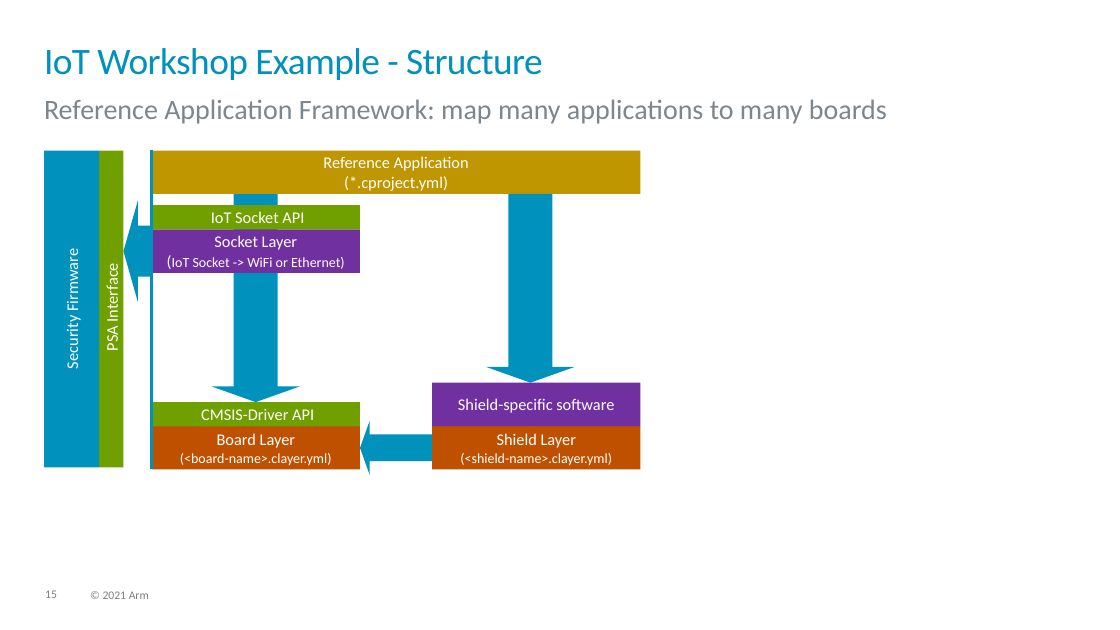
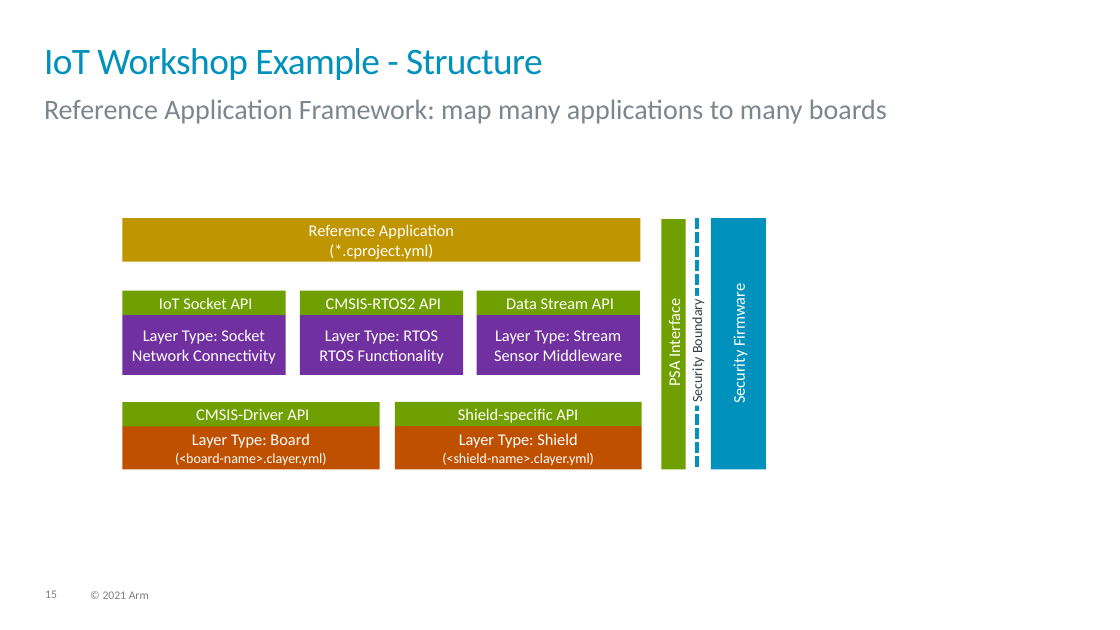
Before and after one commit to Open-CMSIS-Pack/devtools, a slide deck: slide 15 of tools/projmgr/docs/Manual/images/overview.pptx. Drawn at 1120x630 pixels with LibreOffice and Linux fonts; fonts in the diff are those of the drawing. Boxes give left, top, right and bottom in pixels: in the first picture for what was removed or moved away, otherwise in the second. Text is boxed around its words. In the diff, an @@ line names an element or a change of style, - is before the commit and + after.

```diff
--- a/tools/projmgr/docs/Manual/images/overview.pptx
+++ b/tools/projmgr/docs/Manual/images/overview.pptx
@@ down arrow removed at (x1=124, y1=200, x2=152, y2=302) @@
@@ down arrow removed at (x1=212, y1=194, x2=300, y2=402) @@
@@ down arrow removed at (x1=486, y1=194, x2=575, y2=383) @@
@@ rectangle "Reference Application (*.cproject.yml)" resized from (x1=152, y1=150, x2=641, y2=194) to (x1=123, y1=218, x2=641, y2=262) @@
@@ rectangle "PSA Interface" resized from (x1=99, y1=150, x2=124, y2=467) to (x1=662, y1=219, x2=686, y2=469) @@
@@ line moved from (152, 150) - (152, 470) to (697, 218) - (697, 470) @@
@@ line (697, 218) - (697, 470): stroke #0091BD 3 pt to #0091BD 3 pt dashed @@
@@ rectangle "Security Firmware" resized from (x1=44, y1=151, x2=100, y2=468) to (x1=710, y1=218, x2=766, y2=469) @@
@@ rectangle "IoT Socket API" resized from (x1=152, y1=205, x2=360, y2=229) to (x1=123, y1=291, x2=286, y2=315) @@
@@ rectangle added at (x1=300, y1=291, x2=463, y2=315), fill #70A000, 14 pt, text #FFFFFF @@
+CMSIS-RTOS2 API
@@ rectangle added at (x1=477, y1=291, x2=640, y2=315), fill #70A000, 14 pt, text #FFFFFF @@
+Data Stream API
@@ rectangle added at (x1=690, y1=295, x2=705, y2=405), fill #FFFFFF, 12 pt, text #333E48 @@
+Security Boundary
@@ rectangle "Layer Type: Socket Network Connectivity" resized from (x1=152, y1=229, x2=360, y2=273) to (x1=123, y1=315, x2=286, y2=375) @@
@@ text in rectangle at (x1=132, y1=329, x2=276, y2=364): text changed; size 12 to 14 pt @@
-Socket Layer
-(IoT Socket -> WiFi or Ethernet)
+Layer Type: Socket
+Network Connectivity
@@ rectangle added at (x1=300, y1=315, x2=463, y2=375), fill #7030A0, 14 pt, text #FFFFFF @@
+Layer Type: RTOS
+RTOS Functionality
@@ rectangle added at (x1=477, y1=315, x2=640, y2=375), fill #7030A0, 14 pt, text #FFFFFF @@
+Layer Type: Stream
+Sensor Middleware
@@ rectangle "CMSIS-Driver API" resized from (x1=152, y1=402, x2=360, y2=427) to (x1=123, y1=402, x2=380, y2=427) @@
@@ rectangle "Shield-specific API" resized from (x1=433, y1=383, x2=641, y2=427) to (x1=395, y1=402, x2=642, y2=426) @@
@@ rectangle "Shield-specific API" at (x1=395, y1=402, x2=642, y2=426): fill #7030A0 to #70A000 @@
@@ text in rectangle at (x1=458, y1=408, x2=578, y2=423): text changed @@
-Shield-specific software
+Shield-specific API
@@ rectangle "Layer Type: Board (<board-name>.clayer.yml)" resized from (x1=152, y1=426, x2=360, y2=470) to (x1=123, y1=426, x2=380, y2=470) @@
@@ text in rectangle at (x1=175, y1=433, x2=327, y2=466): text changed @@
-Board Layer
-(<board-name>.clayer.yml)
+Layer Type: Board
+(<board-name>.clayer.yml)
@@ down arrow removed at (x1=360, y1=421, x2=433, y2=475) @@
@@ rectangle "Layer Type: Shield (<shield-name>.clayer.yml)" resized from (x1=433, y1=426, x2=641, y2=470) to (x1=395, y1=426, x2=642, y2=470) @@
@@ text in rectangle at (x1=442, y1=433, x2=594, y2=466): text changed @@
-Shield Layer
-(<shield-name>.clayer.yml)
+Layer Type: Shield
+(<shield-name>.clayer.yml)
```
Also in this commit, not shown: 2 other files.
